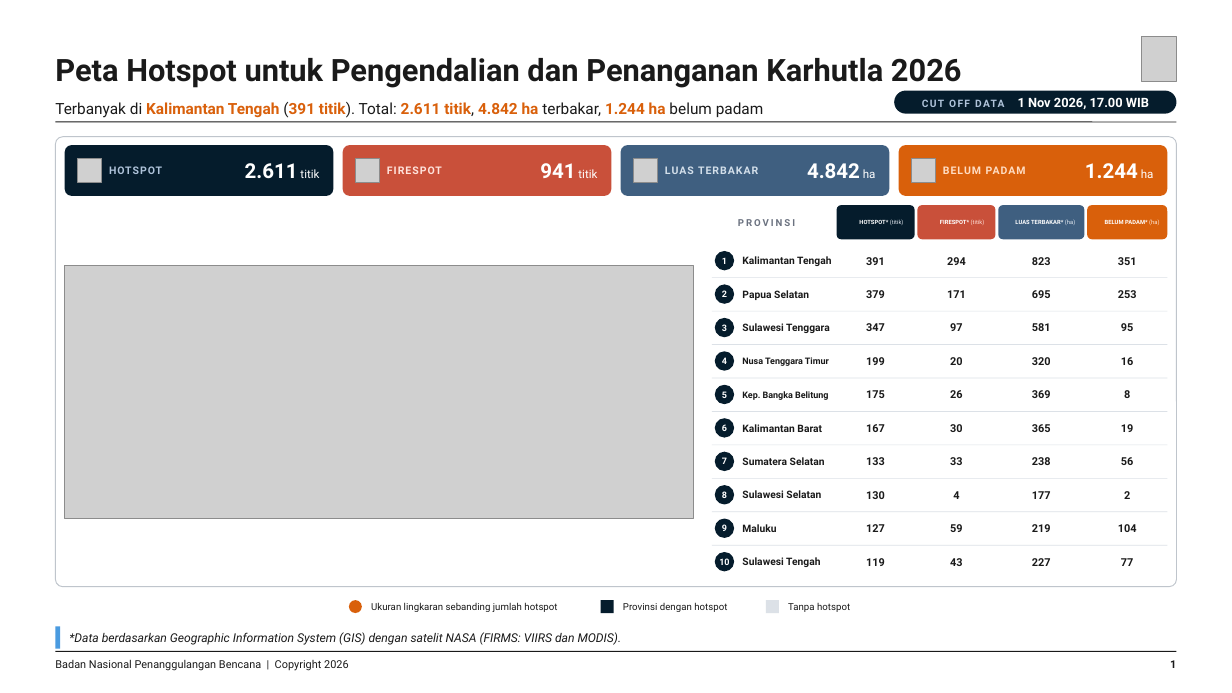
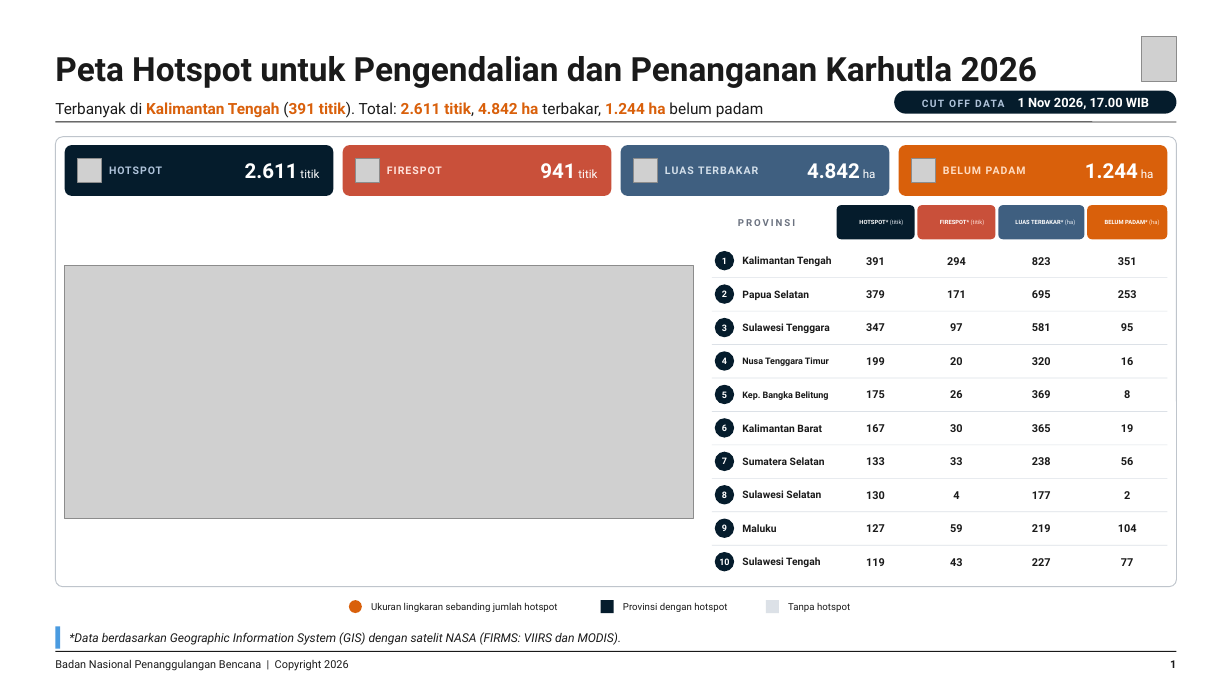
Before and after one commit to terasurbannetwork/poskokarhutla, a slide deck: slide 1 of data/laporan-bnpb/satelit-2026-11-01/Laporan Penanganan Pengendalian Karhutla 011126.pptx. Drawn at 1232x693 pixels with LibreOffice and Linux fonts; fonts in the diff are those of the drawing; grey boxes stand for pictures; background and template pictures are left out. Boxes give left, top, right and bottom in pixels: in the first picture for what was removed or moved away, otherwise in the second. Text is boxed around its words. In the diff, an @@ line names an element or a change of style, - is before the commit and + after.

```diff
--- a/data/laporan-bnpb/satelit-2026-11-01/Laporan Penanganan Pengendalian Karhutla 011126.pptx
+++ b/data/laporan-bnpb/satelit-2026-11-01/Laporan Penanganan Pengendalian Karhutla 011126.pptx
@@ text "Peta Hotspot untuk Pengendalian dan ..." at (x1=55, y1=56, x2=1038, y2=88): size 24 to 26 pt @@
```
Also in this commit, not shown: 2 other slides changed, 3 other files.
